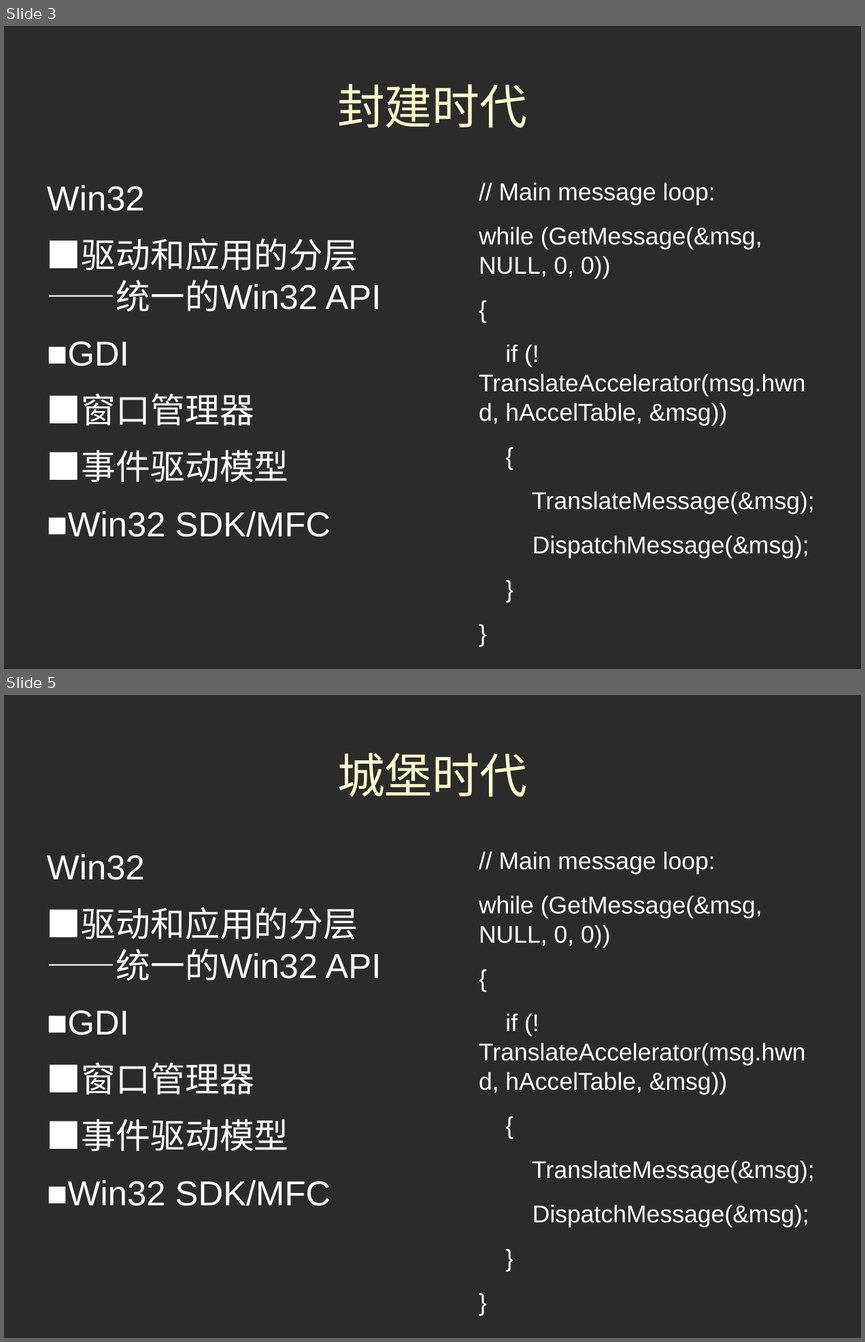
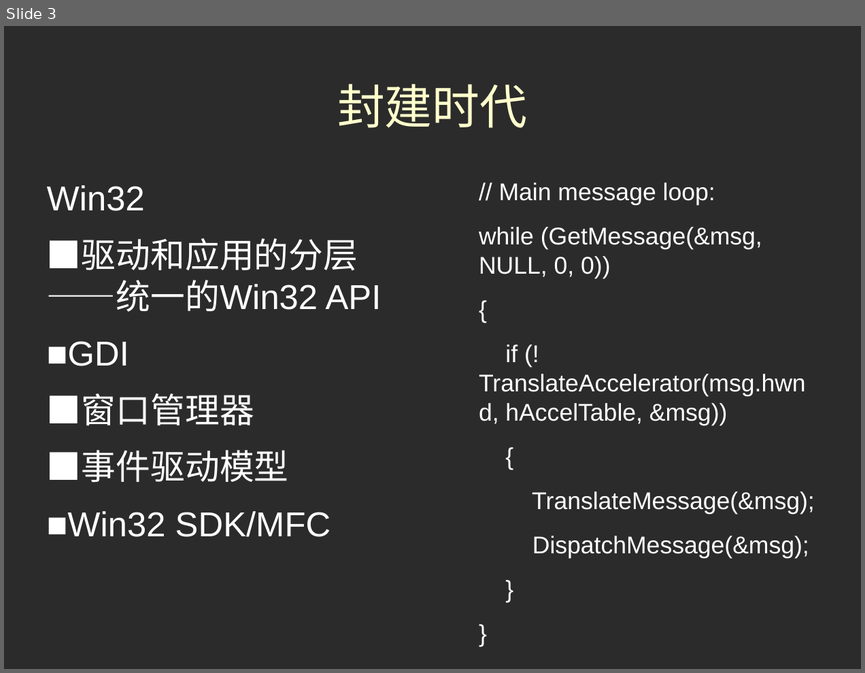
Before and after one commit to antkillerfarm/antkillerfarm_crazy, a slide deck: doc/GUI.odp. Shown one above the other, each under a label of ours: slides 3 and 5 before the commit, slide 3 after it; the slides between them are not shown. The pictures are 865x1342 and 865x673 pixels, drawn with LibreOffice and Linux fonts; fonts in the diff are those of the drawing; background and template pictures are left out; a plain dark background stands for a picture behind light text. Boxes give left, top, right and bottom in pixels: in the first picture for what was removed or moved away, otherwise in the second. Text is boxed around its words. In the diff, an @@ line names an element or a change of style, - is before the commit and + after.

```diff
--- a/doc/GUI.odp
+++ b/doc/GUI.odp
@@ slide 5 removed at <box>4,695,861,1338</box>, background picture (left out) @@
@@ title removed at <box>337,753,527,797</box> @@
-城堡时代
@@ text removed at <box>47,854,381,1206</box> @@
-Win32
-■驱动和应用的分层——统一的Win32 API
-■GDI
-■窗口管理器
-■事件驱动模型
-■Win32 SDK/MFC
@@ text removed at <box>479,851,815,1227</box> @@
-// Main message loop:
-while (GetMessage(&msg, NULL, 0, 0))
-{
-if (!TranslateAccelerator(msg.hwnd, hAccelTable, &msg))
-{
-TranslateMessage(&msg);
-DispatchMessage(&msg);
-}
-}
```
Also in this commit, not shown: 1 slide changed, 6 slides added.
